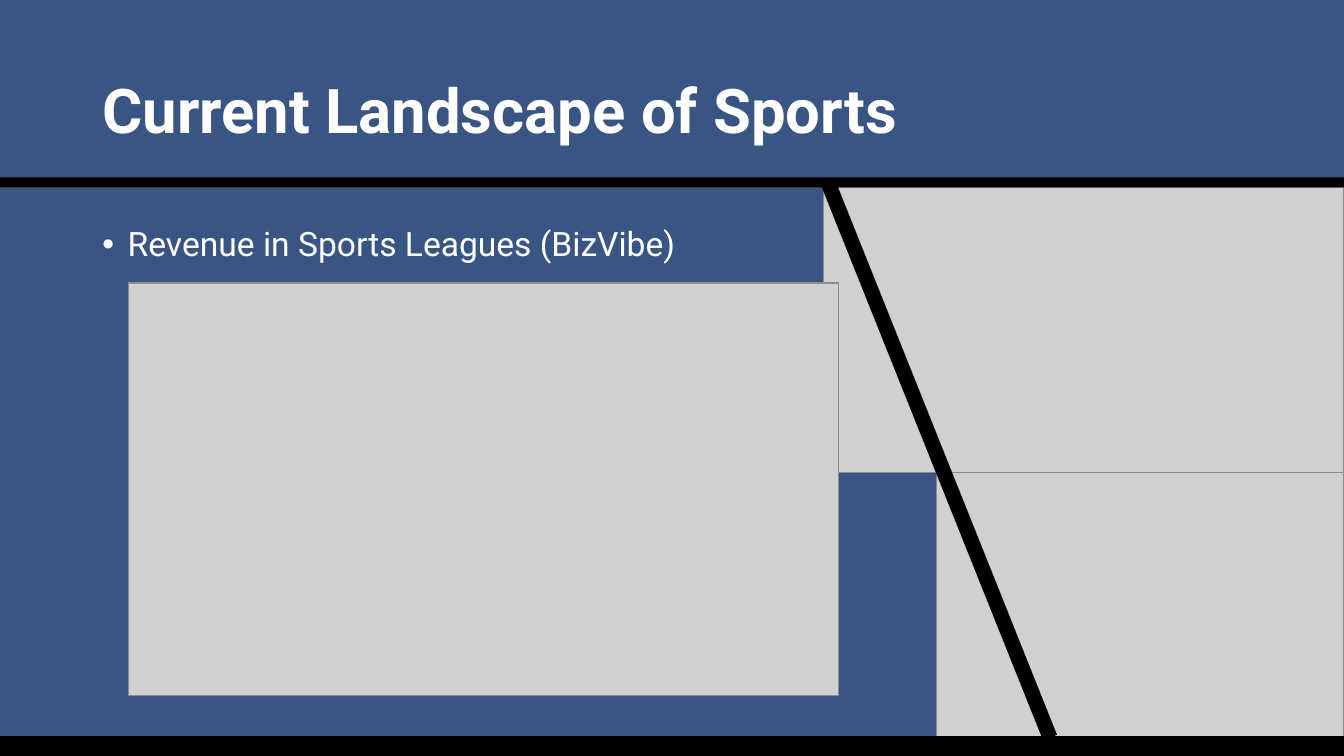
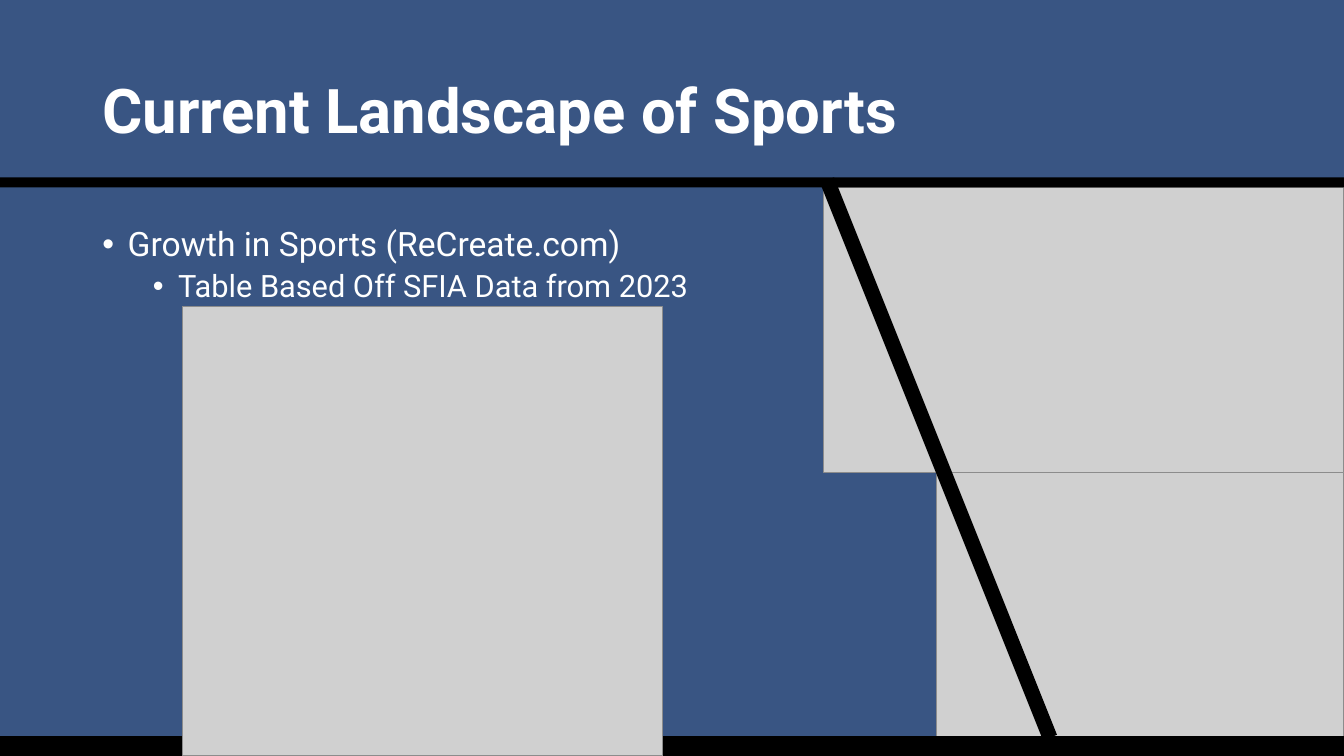
Before and after one commit to SuperMarioGiacomazzo/STOR538_WEBSITE, a slide deck: slide 23 of Slides/Sports Analytics 1/Sports_Analytics_1_Lecture.pptx (slide 15 before the commit). Drawn at 1344x756 pixels with LibreOffice and Linux fonts; fonts in the diff are those of the drawing; grey boxes stand for pictures. Boxes give left, top, right and bottom in pixels: in the first picture for what was removed or moved away, otherwise in the second. Text is boxed around its words. In the diff, an @@ line names an element or a change of style, - is before the commit and + after.

```diff
--- a/Slides/Sports Analytics 1/Sports_Analytics_1_Lecture.pptx
+++ b/Slides/Sports Analytics 1/Sports_Analytics_1_Lecture.pptx
@@ text at [128, 229, 688, 298]: text changed; size 24 to 22 pt @@
-• Revenue in Sports Leagues (BizVibe)
+• Growth in Sports (ReCreate.com)
+  • Table Based Off SFIA Data from 2023
@@ picture: place and size @@
-picture at [129, 283, 839, 696]
+picture at [182, 307, 662, 756]
```
Also in this commit, not shown: 12 other slides changed, 2 slides added, 14 other files.
